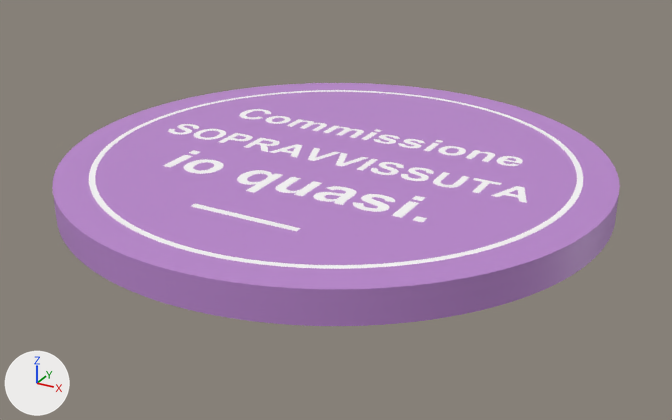
The glTF model public/products/sottobicchiere-commissione-sopravvissuta.glb as it was, and as the next commit left it.
Both versions are drawn from a 50 mm camera at (0.0541, -0.0983, 0.0459) aimed at (0.0009, -0.0017, -0.0024). Arrows for +X, +Y and +Z are at lower left; the lights stay in place. The older version comes first. Where no turn or scale is listed for an object, it has been applied to the vertices. Vertices at exactly the same position are counted once.

The first picture shows 'coaster_base', 'coaster_ink'.
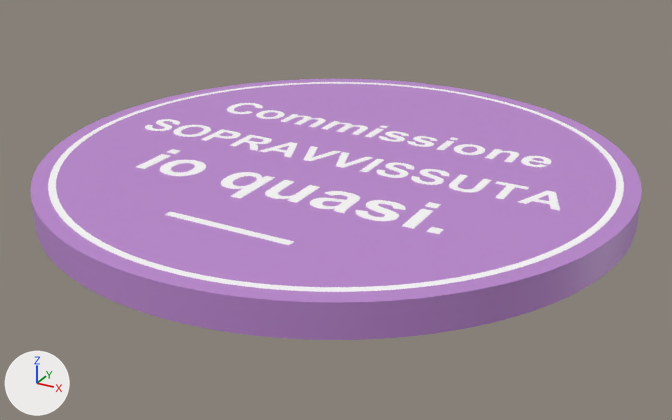
What the commit changed:
me_coaster_base is used by ob_coaster_base; location (0.0, 0.0, 0.0).
me_coaster_base had 5140 vertices, 10276 faces and spanned x -0.035..0.035, y -0.035..0.035, z 0.0..0.004.
me_coaster_base now has 5140 vertices, 10276 faces and spans x -0.0375..0.0375, y -0.0375..0.0375, z 0.0..0.004.
me_coaster_base part 1: 5140 of 5140 vertices moved; they spanned x -0.035..0.035, y -0.035..0.035, z 0.0..0.004 and now span x -0.0375..0.0375, y -0.0375..0.0375, z 0.0..0.004; mean shift (-0.0001, 0.0002, 0.0).
me_coaster_ink is used by ob_coaster_ink; location (0.0, 0.0, 0.0).
me_coaster_ink had 4820 vertices, 9536 faces and spanned x -0.0308..0.0308, y -0.0308..0.0308, z 0.0034..0.004.
me_coaster_ink now has 4820 vertices, 9536 faces and spans x -0.0355..0.0355, y -0.0355..0.0355, z 0.0034..0.004.
me_coaster_ink part 2: the whole mesh is scaled about its middle by (1.15, 1.15, 1).

Pixel boxes [x1, y1, x2, y2] of what changed, in the pictures (672 x 420 px):
'coaster_base', reshaped (8% wider, 7% taller): before [53, 83, 620, 326]; after [30, 79, 642, 340]
'coaster_ink', rescaled (17% wider, 17% taller): before [89, 90, 583, 269]; after [48, 82, 624, 292]
